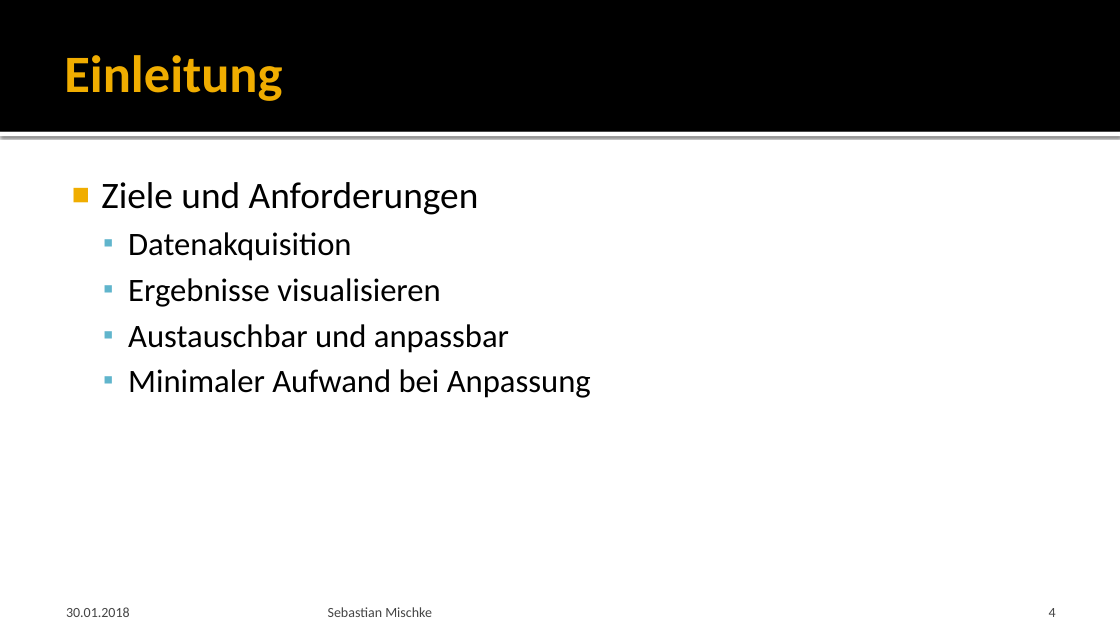
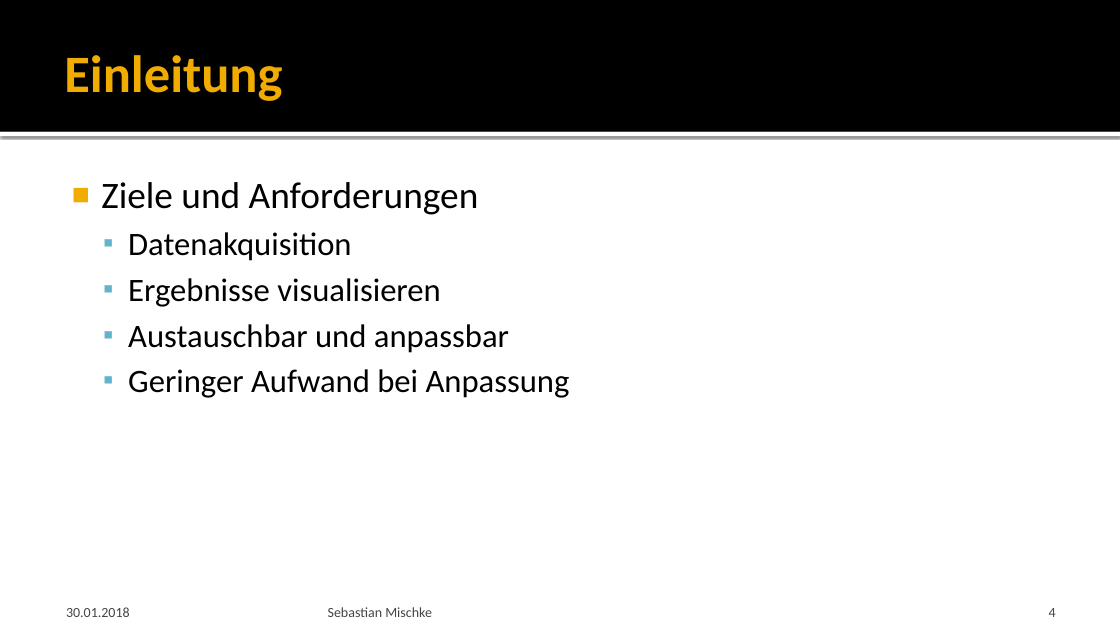
Before and after one commit to Saritus/bachelor-thesis, a slide deck: slide 4 of docs/verteidigung/Verteidigung.pptx. Drawn at 1120x630 pixels with LibreOffice and Linux fonts; fonts in the diff are those of the drawing; background and template pictures are left out. Boxes give left, top, right and bottom in pixels: in the first picture for what was removed or moved away, otherwise in the second. Text is boxed around its words. In the diff, an @@ line names an element or a change of style, - is before the commit and + after.

```diff
--- a/docs/verteidigung/Verteidigung.pptx
+++ b/docs/verteidigung/Verteidigung.pptx
@@ text at (128, 369, 570, 398): text changed @@
-  ▪ Minimaler Aufwand bei Anpassung
+  ▪ Geringer Aufwand bei Anpassung
```
Also in this commit, not shown: 2 other slides changed.
